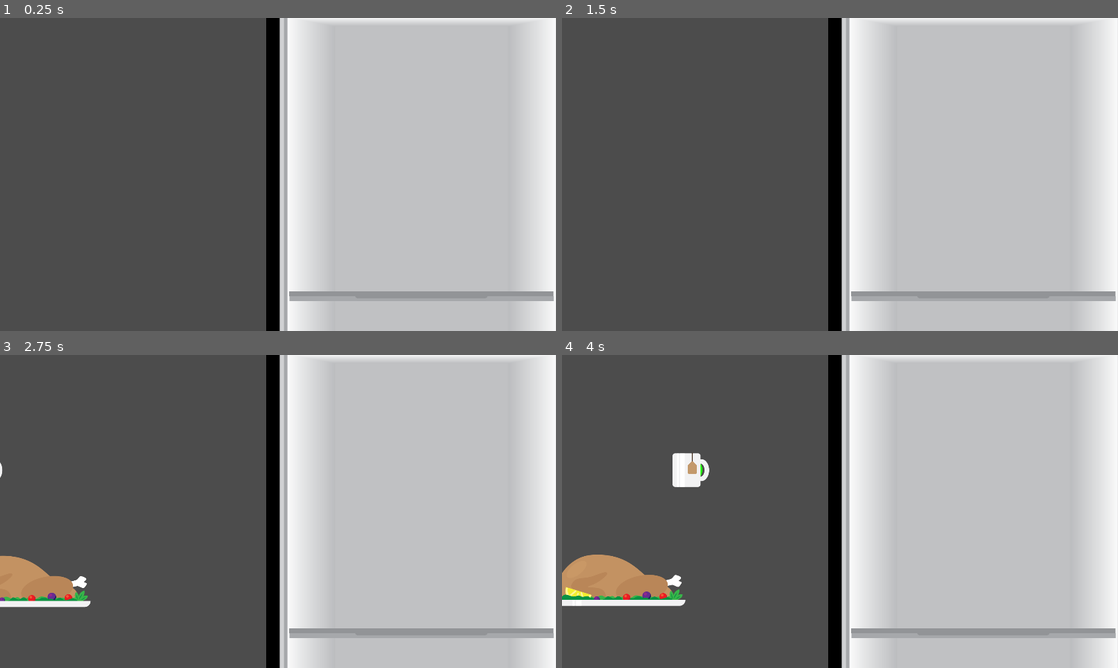
Above: before the commit, frames 1-4 (two rows, left to right).
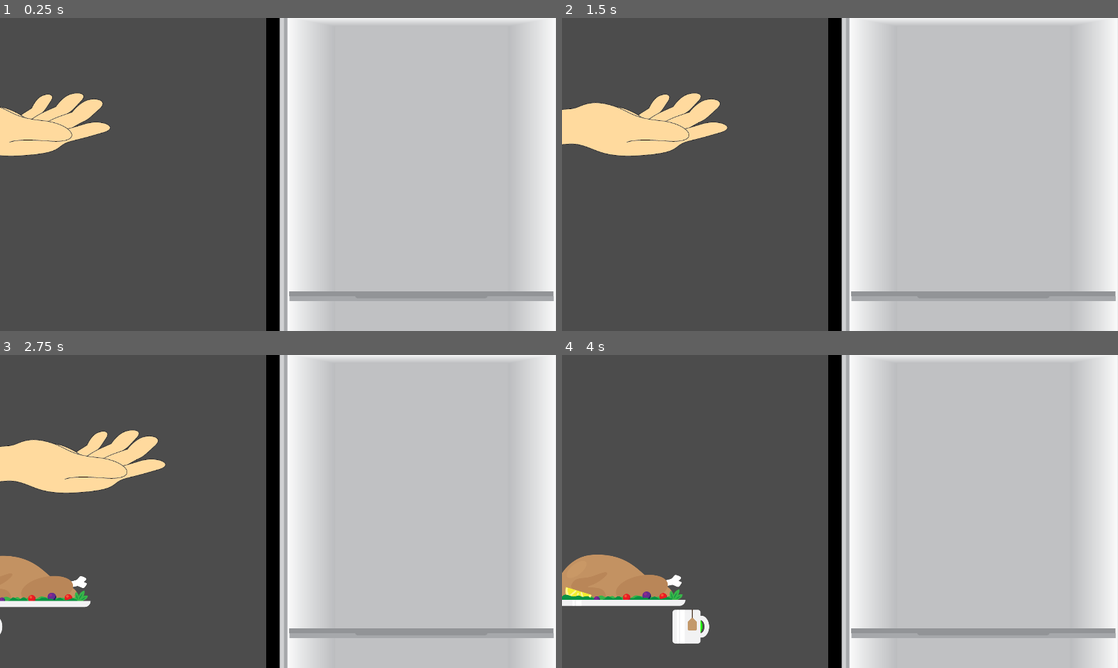
Above: after the commit, the same moments.

Repository: GuyWithaPC/Gamecraft-2022-Chill
Game: Godot game, scene res://Scenes/Play.tscn
Same seed, same stepped clock (60 frames per second), same inputs: the game is played once before the commit and once after it. The project has no main scene, so this scene is started directly.
Inputs (mouse positions are in pixels of both pictures, inside the frame that each line leads up to):
- Up to frame 1 (0.25 s): no input
- Up to frame 2 (1.5 s): move the mouse to (962, 158) at 0.52 s; click (962, 158) at 0.6 s; move the mouse to (728, 190) at 1.27 s; tap Mouse wheel down (scroll_down) at 1.35 s
- Up to frame 3 (2.75 s): tap Enter at 2 s; move the mouse to (333, 442) at 2.02 s; tap Mouse wheel up (scroll_up) at 2.1 s
- Up to frame 4 (4 s): move the mouse to (584, 580) at 2.77 s; click (584, 580) at 2.85 s; move the mouse to (678, 470) at 3.52 s; tap Mouse wheel down (scroll_down) at 3.6 s

The runs differ from the first frame. In frame 1, 2.6% of the frame differs, in the area x 0-20%, y 24-45%; in frame 2, 4.0%; in frame 3, 4.0%, in the area x 0-30%, y 24-90%; in frame 4, 1.3%.
Error in both runs: Attempt to call function 'connect' in base 'null instance' on a null instance. (res://Scripts/FoodItem.gd:35)

Commit message:
timer circles no longer act wack, hand in/out test

Diff:
--- a/Scenes/Play.tscn
+++ b/Scenes/Play.tscn
@@ -1,14 +1,23 @@
-[gd_scene load_steps=6 format=2]
+[gd_scene load_steps=9 format=2]
 
 [ext_resource path="res://Images/fridge.png" type="Texture" id=1]
 [ext_resource path="res://Images/fridge_rack.png" type="Texture" id=2]
 [ext_resource path="res://Scripts/SceneController.gd" type="Script" id=3]
+[ext_resource path="res://Images/hand_give.png" type="Texture" id=4]
 
 [sub_resource type="RectangleShape2D" id=1]
 extents = Vector2( 480, 540 )
 
 [sub_resource type="RectangleShape2D" id=2]
 extents = Vector2( 20, 540 )
+
+[sub_resource type="Curve2D" id=3]
+_data = {
+"points": PoolVector2Array( 0, 0, 0, 0, -512, 256, 0, 0, 0, 0, 192, 256 )
+}
+
+[sub_resource type="RectangleShape2D" id=4]
+extents = Vector2( 200, 100 )
 
 [node name="Root" type="Node2D"]
 script = ExtResource( 3 )
@@ -48,3 +57,20 @@
 [node name="CollisionShape2D2" type="CollisionShape2D" parent="Walls"]
 position = Vector2( 1968, 543 )
 shape = SubResource( 2 )
+
+[node name="GrabberPath" type="Path2D" parent="."]
+position = Vector2( 0, 130 )
+curve = SubResource( 3 )
+
+[node name="Grabber" type="PathFollow2D" parent="GrabberPath"]
+position = Vector2( -512, 256 )
+scale = Vector2( 1.5, 1.5 )
+
+[node name="GrabRegion" type="Area2D" parent="GrabberPath/Grabber"]
+
+[node name="Sprite" type="Sprite" parent="GrabberPath/Grabber/GrabRegion"]
+texture = ExtResource( 4 )
+
+[node name="CollisionShape2D" type="CollisionShape2D" parent="GrabberPath/Grabber/GrabRegion"]
+position = Vector2( 56, -32 )
+shape = SubResource( 4 )
--- a/Scripts/FoodItem.gd
+++ b/Scripts/FoodItem.gd
@@ -49,7 +49,7 @@
 	var start_position = percentage*360
 	var color = Color(0,1,0)
 	color.h = (1.0/3.0)-(percentage/3.0)
-	if (timer/default_timer) < 1:
+	if (timer/default_timer) < 1 and timer > 0:
 		draw_circle_arc_poly(Vector2.ZERO,40,start_position,360,color)
 
 func _process(delta):
--- a/Scripts/SceneController.gd
+++ b/Scripts/SceneController.gd
@@ -6,8 +6,10 @@
 # var b = "text"
 
 var dragging = false
+var hand_timer = 3.0
 
 onready var food_scene = preload("res://Prefabs/FoodItems.tscn").instance()
+onready var hand = $GrabberPath/Grabber
 var foods = ["Apple","Milk","Pie","Pizza","Soda","Soup","Tea","TupperwareLg","TupperwareMd","TupperwareSm","Turkey","Watermelon"]
 # Called when the node enters the scene tree for the first time.
 func _ready():
@@ -19,7 +21,14 @@
 	if randi()%100 == 0:
 		var food = randi()%len(foods)
 		var summoned = food_scene.get_node(foods[food]).duplicate()
-		summoned.start_position = Vector2(randi()%500,randi()%1080)
+		summoned.start_position = Vector2(randi()%500,randi()%(1080/2)+1080/2)
 		summoned.position = summoned.start_position - Vector2(500,0)
 		summoned.scale = Vector2(0.5,0.5)
 		add_child(summoned)
+	if hand_timer > 0:
+		hand.unit_offset = lerp(hand.unit_offset,1,delta*5)
+	elif hand_timer > -3:
+		hand.unit_offset = lerp(hand.unit_offset,0,delta*5)
+	else:
+		hand_timer = 3
+	hand_timer -= delta
Not shown, added: Images/hand_give.png.import
